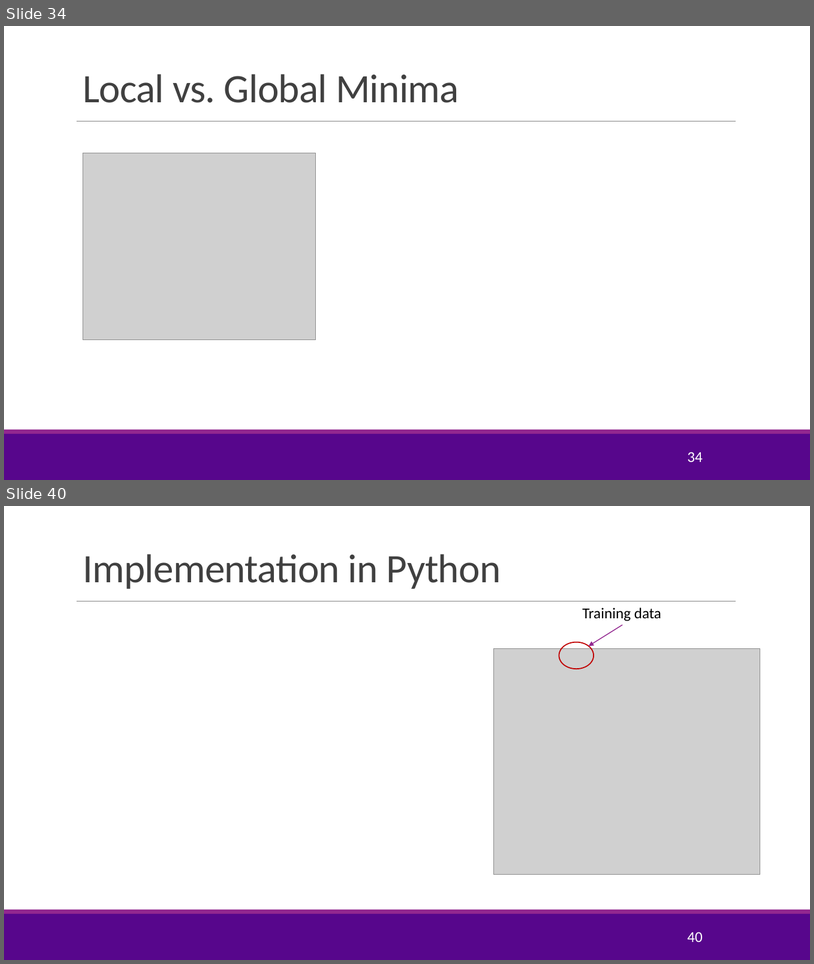
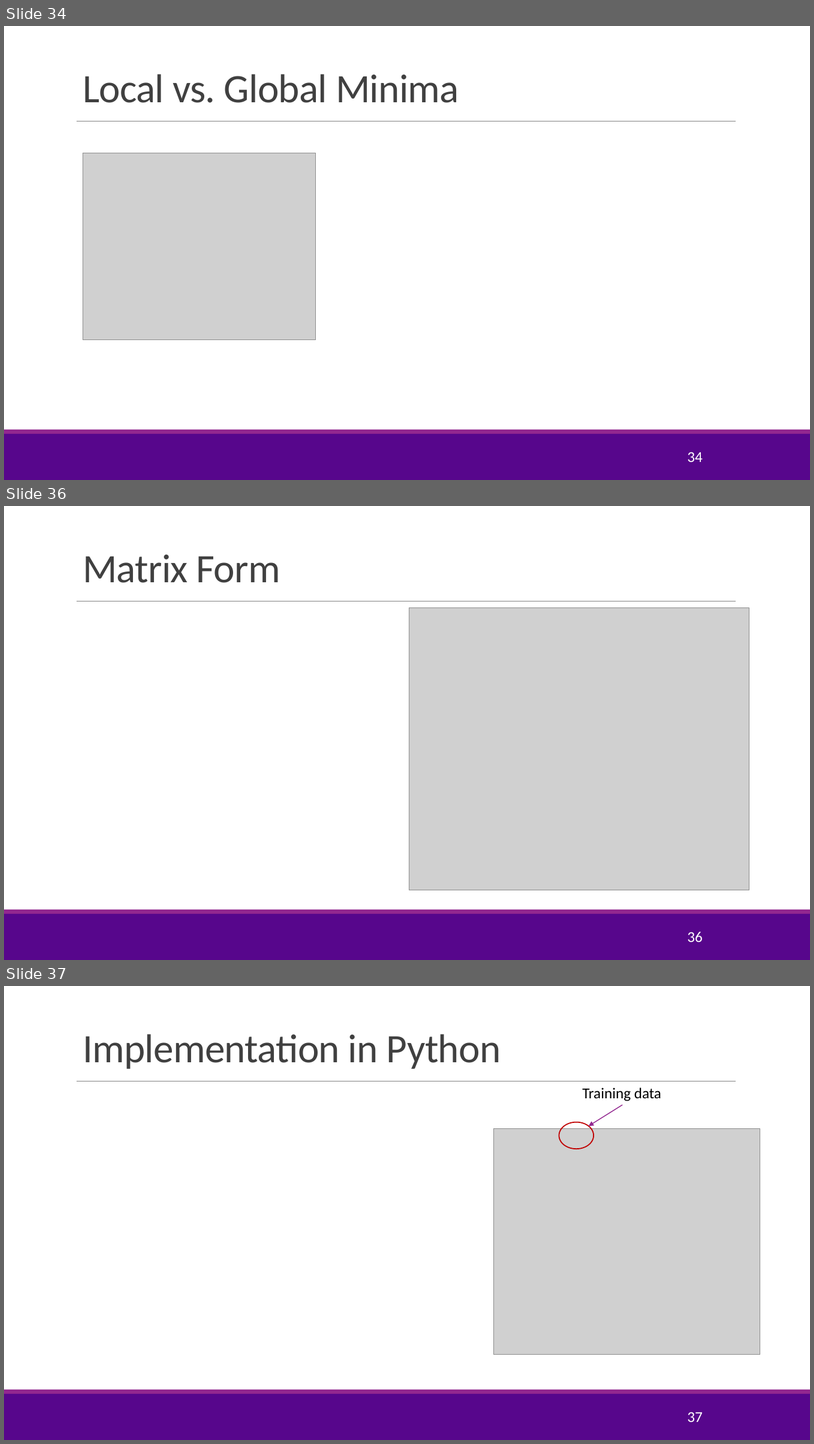
Before and after one commit to sdrangan/introml, a slide deck: lectures/Lect07_Optim.pptx. Shown one above the other, each under a label of ours: slides 34 and 40 before the commit, slides 34, 36 and 37 after it; the slides between them are not shown. The pictures are 814x964 and 814x1444 pixels, drawn with LibreOffice and Linux fonts; fonts in the diff are those of the drawing; grey boxes stand for pictures; background and template pictures are left out. Boxes give left, top, right and bottom in pixels: in the first picture for what was removed or moved away, otherwise in the second. Text is boxed around its words. In the diff, an @@ line names an element or a change of style, - is before the commit and + after.

```diff
--- a/lectures/Lect07_Optim.pptx
+++ b/lectures/Lect07_Optim.pptx
@@ slide 36 added at (4,506,810,960), background #FFFFFF; not listed: 3 template elements that a slide beside it also shows @@
@@ title added at (83,555,281,583), 48 pt, text #404040 @@
+Matrix Form
@@ picture added at (410,607,750,889) @@
@@ page number added at (687,931,703,942), 18 pt, text #FFFFFF @@
+36
@@ what was slide 40 is now slide 37 @@
@@ page number at (687,1411,703,1422): text changed @@
-40
+37
```
Also in this commit, not shown: 11 slides changed, 1 other slide added, 5 slides removed, 3 other files.
